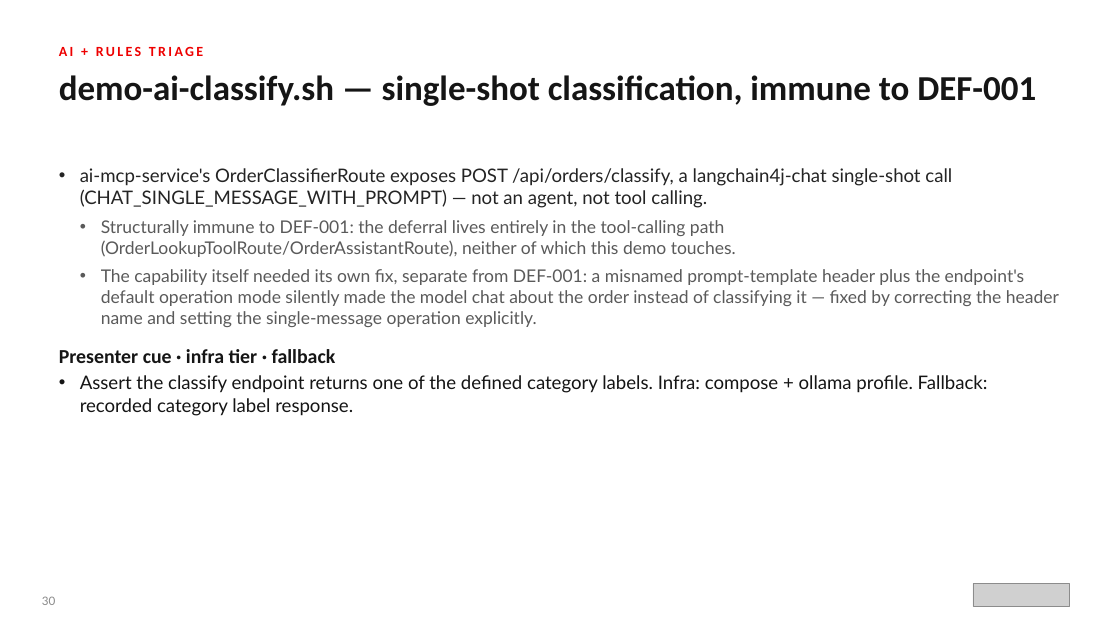
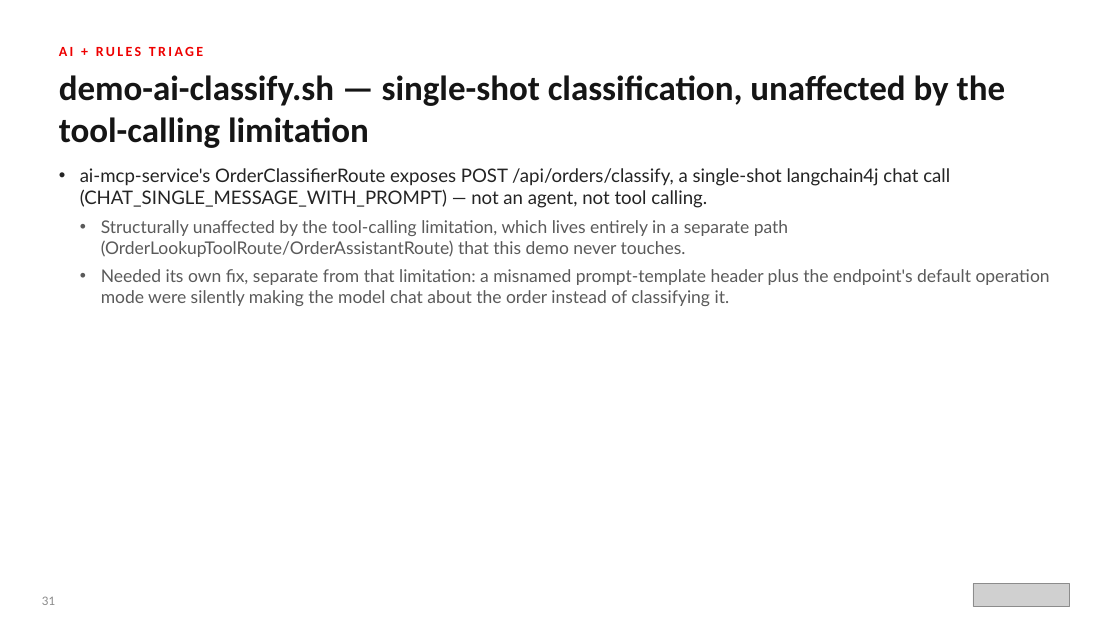
Before and after one commit to patterncatalyst/datamesh-reference-arch-quarkus, a slide deck: slide 32 of presentation/datamesh-201/Datamesh-201-Quarkus-r1.0.pptx (slide 31 before the commit). Drawn at 1120x630 pixels with LibreOffice and Linux fonts; fonts in the diff are those of the drawing; grey boxes stand for pictures. Boxes give left, top, right and bottom in pixels: in the first picture for what was removed or moved away, otherwise in the second. Text is boxed around its words. In the diff, an @@ line names an element or a change of style, - is before the commit and + after.

```diff
--- a/presentation/datamesh-201/Datamesh-201-Quarkus-r1.0.pptx
+++ b/presentation/datamesh-201/Datamesh-201-Quarkus-r1.0.pptx
@@ text at bbox=[59, 75, 1005, 148]: text changed @@
-demo-ai-classify.sh — single-shot classification, immune to DEF-001
+demo-ai-classify.sh — single-shot classification, unaffected by the tool-calling limitation
@@ text at bbox=[80, 168, 1050, 306]: text changed @@
-• ai-mcp-service's OrderClassifierRoute exposes POST /api/orders/classify, a langchain4j-chat single-shot call (CHAT_SINGLE_MESSAGE_WITH_PROMPT) — not an agent, not tool calling.
-  • Structurally immune to DEF-001: the deferral lives entirely in the tool-calling path (OrderLookupToolRoute/OrderAssistantRoute), neither of which this demo touches.
-  • The capability itself needed its own fix, separate from DEF-001: a misnamed prompt-template header plus the endpoint's default operation mode silently made the model chat about the order instead of classifying it — fixed by correcting the header name and setting the single-message operation explicitly.
-Presenter cue · infra tier · fallback
-• Assert the classify endpoint returns one of the defined category labels. Infra: compose + ollama profile. Fallback: recorded category label response.
+• ai-mcp-service's OrderClassifierRoute exposes POST /api/orders/classify, a single-shot langchain4j chat call (CHAT_SINGLE_MESSAGE_WITH_PROMPT) — not an agent, not tool calling.
+  • Structurally unaffected by the tool-calling limitation, which lives entirely in a separate path (OrderLookupToolRoute/OrderAssistantRoute) that this demo never touches.
+  • Needed its own fix, separate from that limitation: a misnamed prompt-template header plus the endpoint's default operation mode were silently making the model chat about the order instead of classifying it.
@@ text at bbox=[42, 596, 55, 605]: text changed @@
-30
+31
```
Also in this commit, not shown: 70 other slides changed, 1 slide added, 5 other files.
